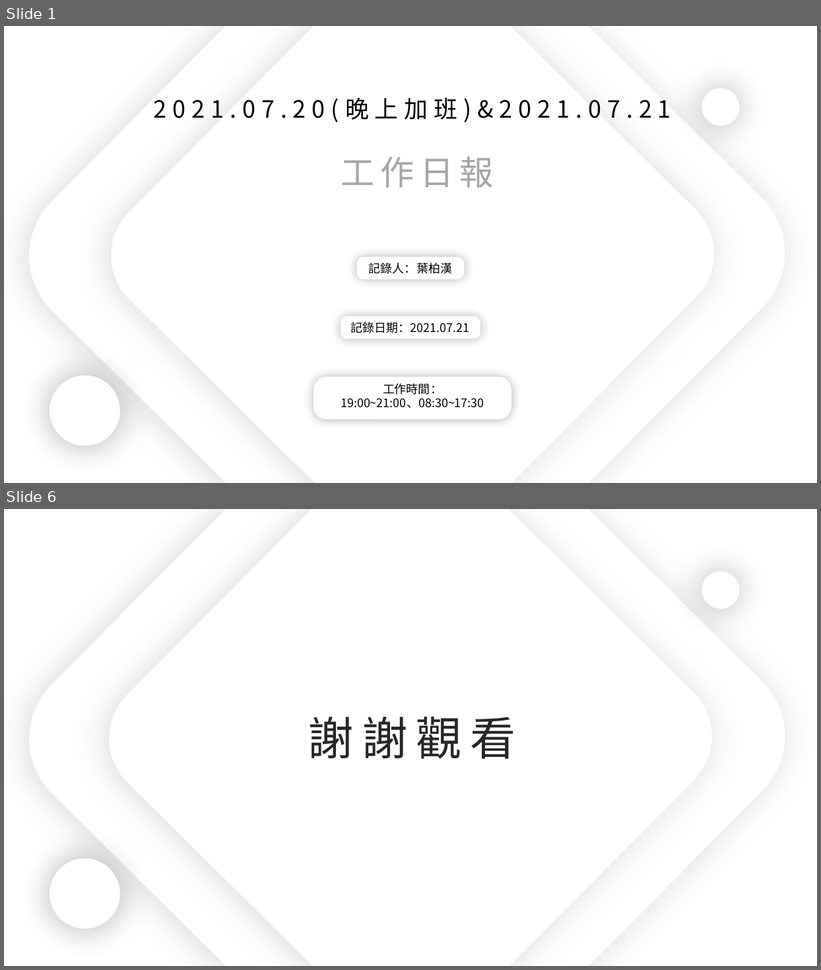
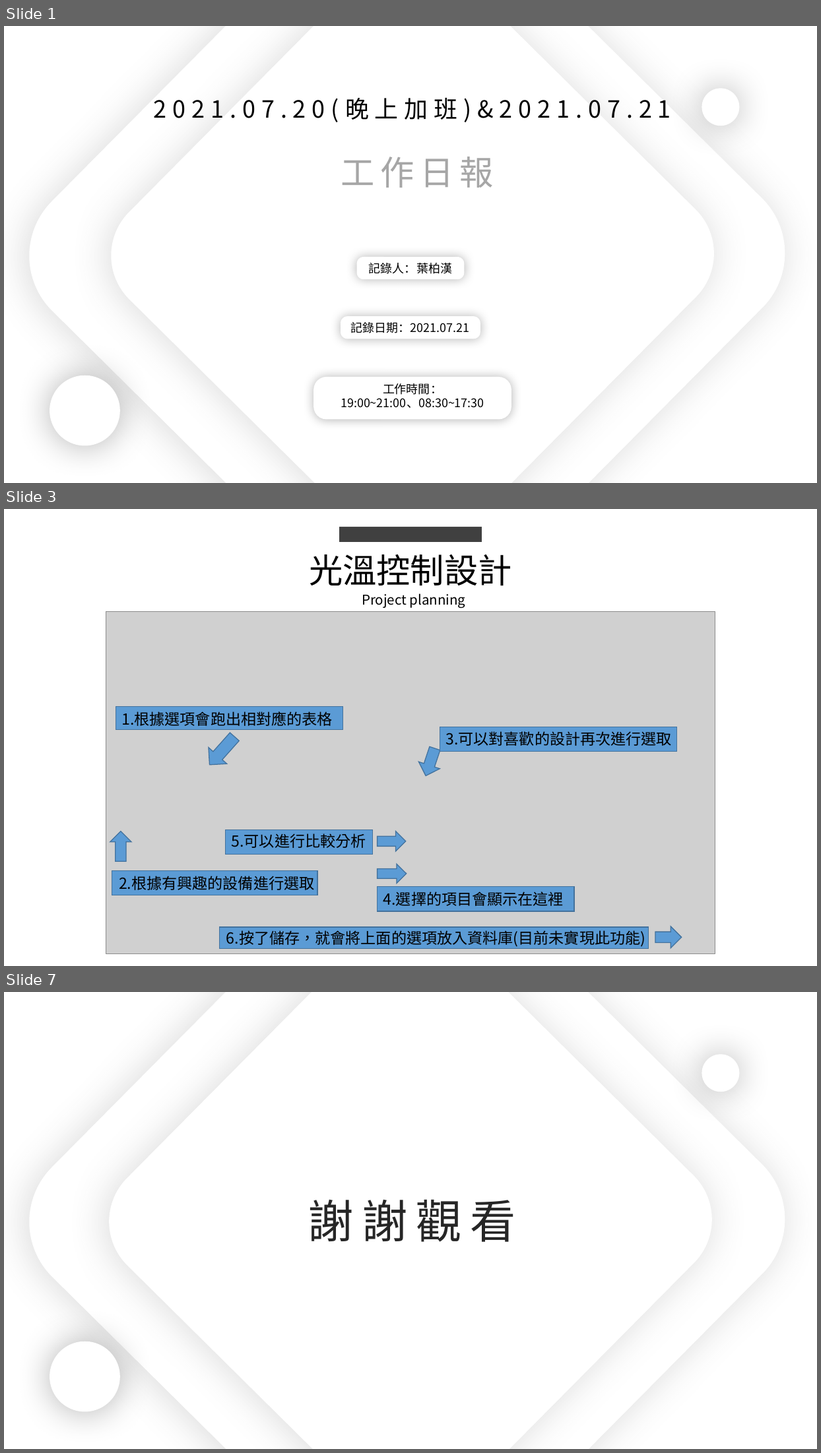
Before and after one commit to king637324/KnowledgeGreenhouseSystem, a slide deck: 工作日報_葉柏漢/2021.07.20(晚上加班)&2021.07.21工作日報_葉柏漢.pptx. Shown one above the other, each under a label of ours: slides 1 and 6 before the commit, slides 1, 3 and 7 after it; the slides between them are not shown. The pictures are 821x970 and 821x1453 pixels, drawn with LibreOffice and Linux fonts; fonts in the diff are those of the drawing; grey boxes stand for pictures. Boxes give left, top, right and bottom in pixels: in the first picture for what was removed or moved away, otherwise in the second. Text is boxed around its words. In the diff, an @@ line names an element or a change of style, - is before the commit and + after.

```diff
--- a/工作日報_葉柏漢/2021.07.20(晚上加班)&2021.07.21工作日報_葉柏漢.pptx
+++ b/工作日報_葉柏漢/2021.07.20(晚上加班)&2021.07.21工作日報_葉柏漢.pptx
@@ slide 3 added at (x1=4, y1=509, x2=817, y2=966), background #FFFFFF @@
@@ rectangle added at (x1=339, y1=527, x2=482, y2=542), fill #404040 @@
@@ text added at (x1=309, y1=554, x2=512, y2=586), 40 pt, text #000000 @@
+光溫控制設計
@@ text added at (x1=362, y1=593, x2=466, y2=608), 16 pt, text #000000 @@
+Project planning
@@ picture added at (x1=106, y1=611, x2=715, y2=955) @@
@@ rectangle added at (x1=116, y1=706, x2=343, y2=730), fill #5B9BD5, outline #43739E 1 pt @@
@@ text added at (x1=121, y1=712, x2=333, y2=726), 18 pt, text #000000 @@
+1.根據選項會跑出相對應的表格
@@ right arrow added at (x1=201, y1=729, x2=244, y2=774), fill #5B9BD5, outline #43739E 1 pt @@
@@ right arrow added at (x1=415, y1=745, x2=445, y2=779), fill #5B9BD5, outline #43739E 1 pt @@
@@ rectangle added at (x1=440, y1=727, x2=677, y2=751), fill #5B9BD5, outline #43739E 1 pt @@
@@ text added at (x1=446, y1=731, x2=672, y2=746), 18 pt, text #000000 @@
+3.可以對喜歡的設計再次進行選取
@@ right arrow added at (x1=110, y1=831, x2=132, y2=862), fill #5B9BD5, outline #43739E 1 pt @@
@@ rectangle added at (x1=225, y1=830, x2=373, y2=854), fill #5B9BD5, outline #43739E 1 pt @@
@@ text added at (x1=232, y1=834, x2=366, y2=848), 18 pt, text #000000 @@
+5.可以進行比較分析
@@ right arrow added at (x1=378, y1=832, x2=406, y2=852), fill #5B9BD5, outline #43739E 1 pt @@
@@ right arrow added at (x1=378, y1=864, x2=407, y2=883), fill #5B9BD5, outline #43739E 1 pt @@
@@ rectangle added at (x1=112, y1=871, x2=318, y2=896), fill #5B9BD5, outline #43739E 1 pt @@
@@ text added at (x1=119, y1=876, x2=314, y2=890), 18 pt, text #000000 @@
+2.根據有興趣的設備進行選取
@@ rectangle added at (x1=378, y1=887, x2=574, y2=912), fill #5B9BD5, outline #43739E 1 pt @@
@@ text added at (x1=384, y1=892, x2=564, y2=906), 18 pt, text #000000 @@
+4.選擇的項目會顯示在這裡
@@ rectangle added at (x1=219, y1=927, x2=649, y2=949), fill #5B9BD5, outline #43739E 1 pt @@
@@ text added at (x1=226, y1=931, x2=646, y2=947), 18 pt, text #000000 @@
+6.按了儲存，就會將上面的選項放入資料庫(目前未實現此功能)
@@ right arrow added at (x1=655, y1=927, x2=682, y2=949), fill #5B9BD5, outline #43739E 1 pt @@
@@ what was slide 6 is now slide 7 @@
```
Also in this commit, not shown: 4 slides changed, 2 other files.
